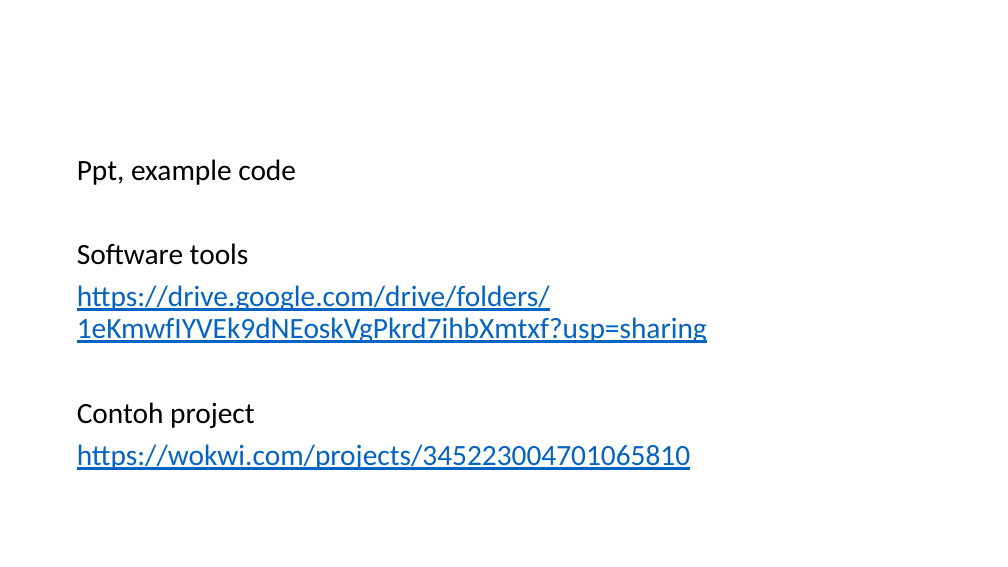
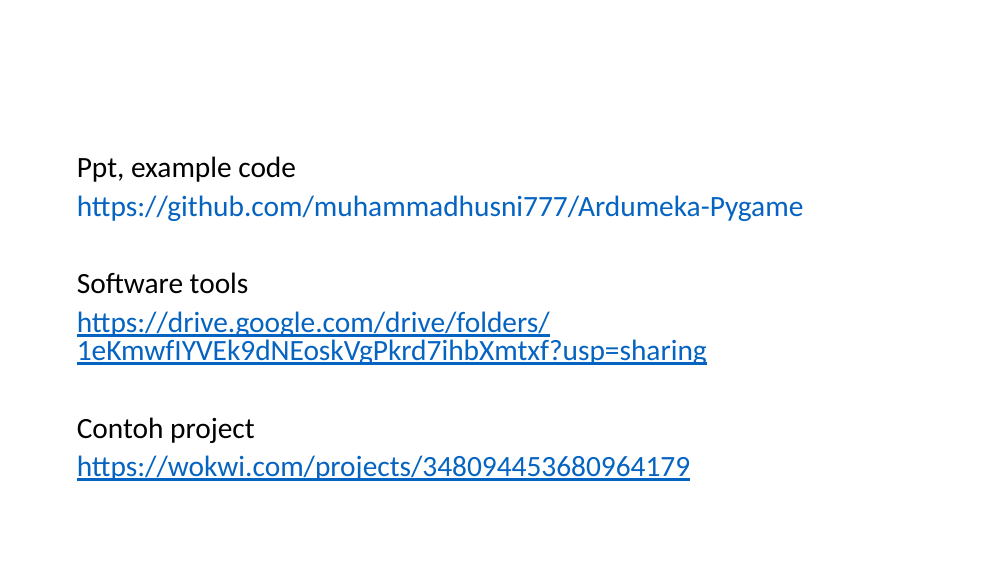
Before and after one commit to muhammadhusni777/Ardumeka-Pygame, a slide deck: slide 5 of Presentasi.pptx (slide 3 before the commit). Drawn at 1008x567 pixels with LibreOffice and Linux fonts; fonts in the diff are those of the drawing. Boxes give left, top, right and bottom in pixels: in the first picture for what was removed or moved away, otherwise in the second. Text is boxed around its words. In the diff, an @@ line names an element or a change of style, - is before the commit and + after.

```diff
--- a/Presentasi.pptx
+++ b/Presentasi.pptx
@@ text at <box>77,156,707,443</box>: line spacing 0.9 to 0.8 @@
@@ text at <box>77,195,804,221</box>: paragraph added @@
+https://github.com/muhammadhusni777/Ardumeka-Pygame
@@ text at <box>77,455,690,481</box>: text changed @@
-https://wokwi.com/projects/345223004701065810
+https://wokwi.com/projects/348094453680964179
```
Also in this commit, not shown: 6 other slides changed, 13 slides added, 1 slide removed, 6 other files.
